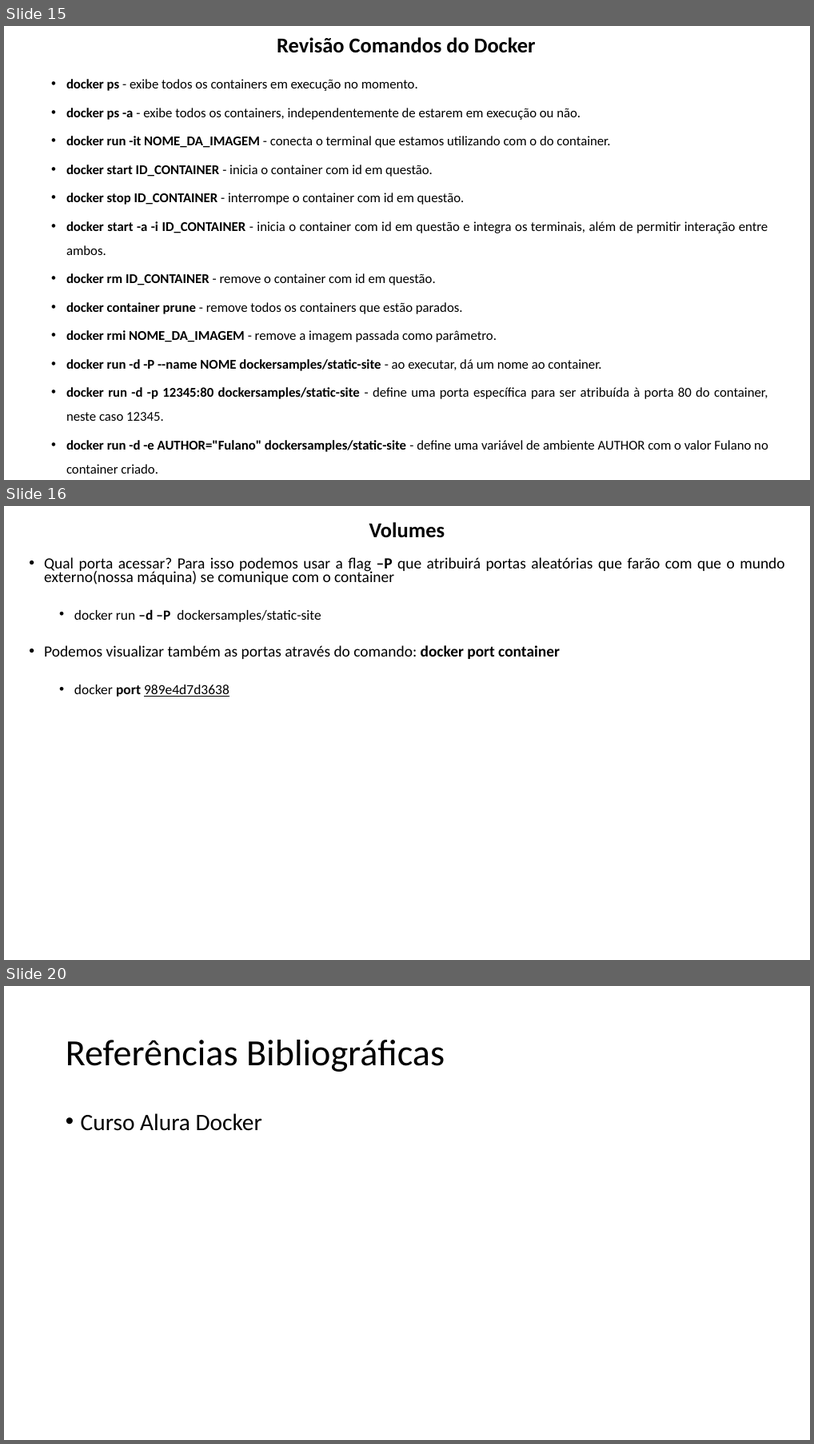
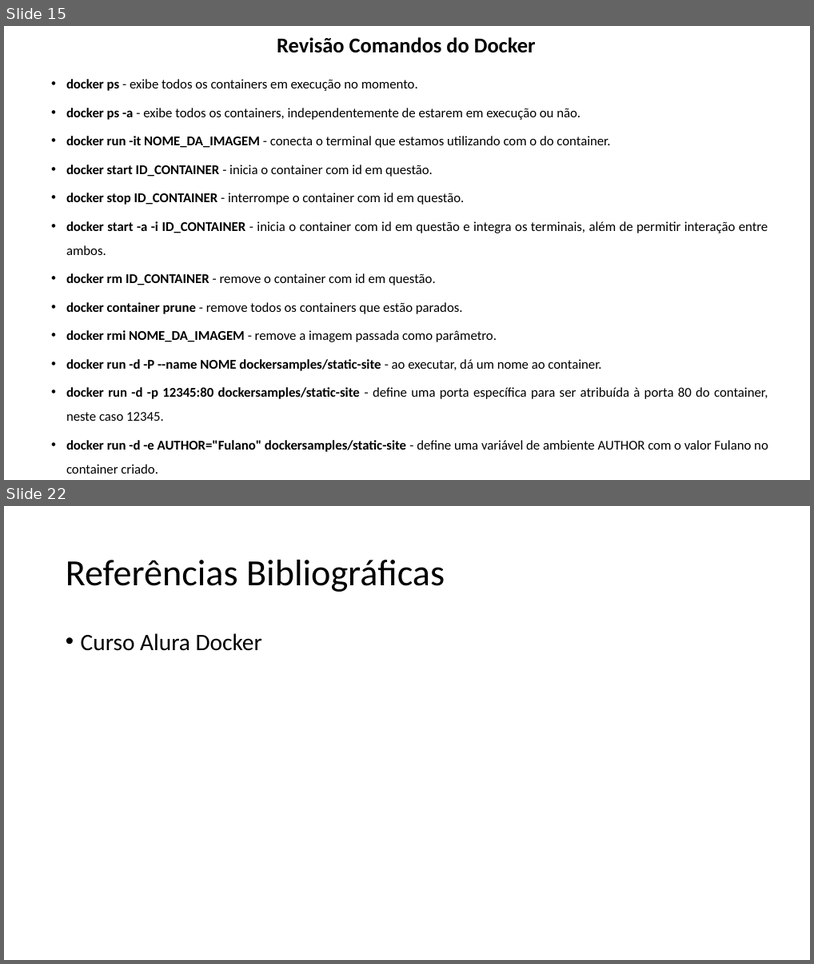
Before and after one commit to lacsousa/learning-docker, a slide deck: docs/docker-resumo.pptx. Shown one above the other, each under a label of ours: slides 15, 16 and 20 before the commit, slides 15 and 22 after it; the slides between them are not shown. The pictures are 814x1444 and 814x964 pixels, drawn with LibreOffice and Linux fonts; fonts in the diff are those of the drawing. Boxes give left, top, right and bottom in pixels: in the first picture for what was removed or moved away, otherwise in the second. Text is boxed around its words. In the diff, an @@ line names an element or a change of style, - is before the commit and + after.

```diff
--- a/docs/docker-resumo.pptx
+++ b/docs/docker-resumo.pptx
@@ slide 16 removed at <box>4,506,810,960</box>, background #FFFFFF @@
@@ title removed at <box>370,522,446,538</box> @@
-Volumes
@@ text removed at <box>44,557,785,696</box> @@
-• Qual porta acessar? Para isso podemos usar a flag –P que atribuirá portas aleatórias que farão com que o mundo externo(nossa máquina) se comunique com o container
-  • docker run –d –P dockersamples/static-site
-• Podemos visualizar também as portas através do comando: docker port container
-  • docker port 989e4d7d3638
@@ what was slide 20 is now slide 22 @@
```
Also in this commit, not shown: 3 slides added.
